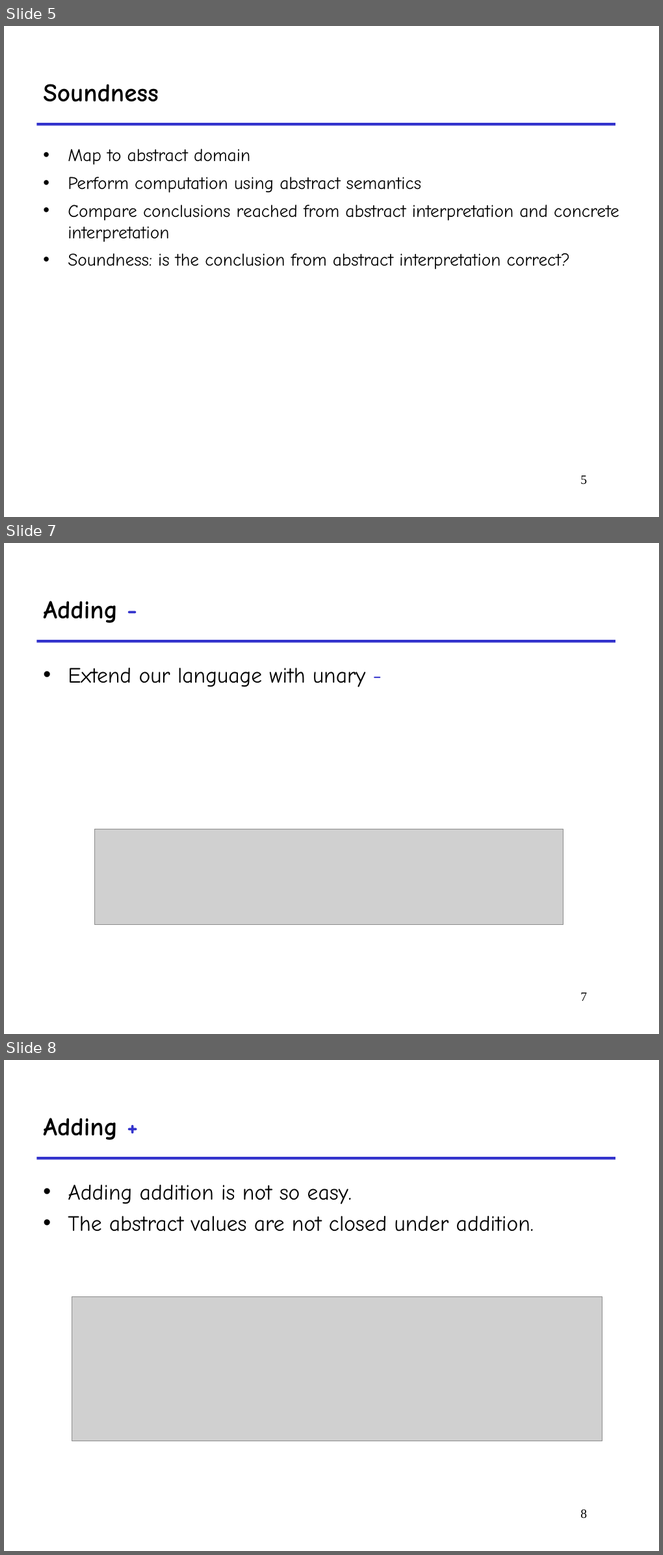
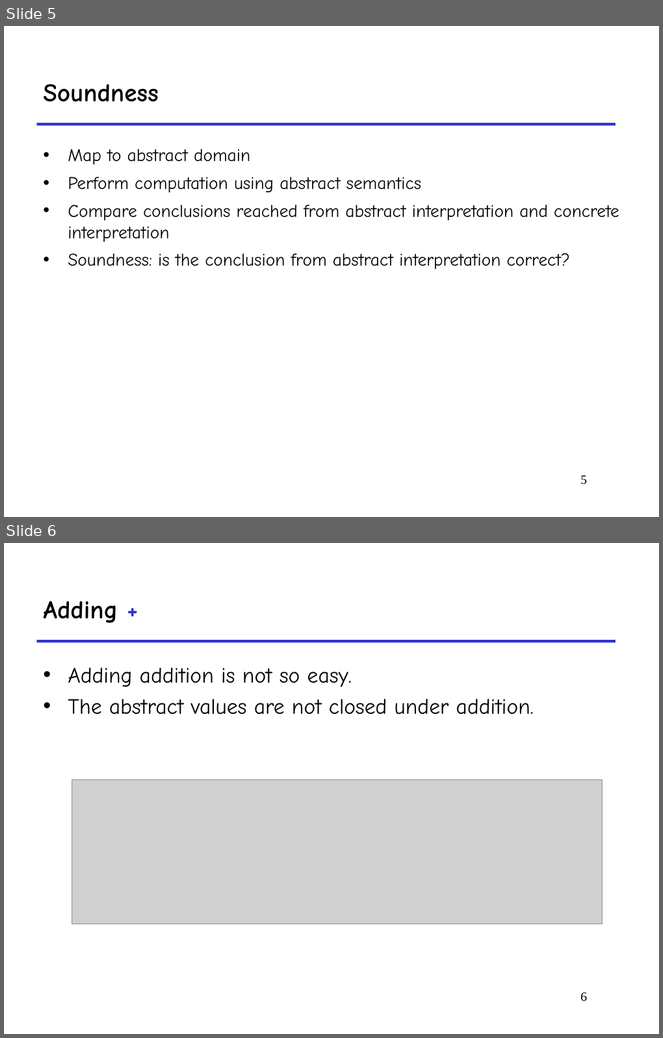
Before and after one commit to wei-le/programanalysiscourse, a slide deck: 2022/lecturenotes/1.findbugs/examples/4.abstractintepretation.example.ppt. Shown one above the other, each under a label of ours: slides 5, 7 and 8 before the commit, slides 5 and 6 after it; the slides between them are not shown. The pictures are 663x1555 and 663x1038 pixels, drawn with LibreOffice and Linux fonts; fonts in the diff are those of the drawing; grey boxes stand for pictures. Boxes give left, top, right and bottom in pixels: in the first picture for what was removed or moved away, otherwise in the second. Text is boxed around its words. In the diff, an @@ line names an element or a change of style, - is before the commit and + after.

```diff
--- a/2022/lecturenotes/1.findbugs/examples/4.abstractintepretation.example.ppt
+++ b/2022/lecturenotes/1.findbugs/examples/4.abstractintepretation.example.ppt
@@ slide 7 removed at <box>4,543,659,1034</box>, background #FFFFFF; not listed: 1 template element that a slide beside it also shows @@
@@ title removed at <box>43,601,118,623</box> @@
-Adding -
@@ text removed at <box>68,668,365,687</box> @@
-• Extend our language with unary -
@@ picture removed at <box>94,829,564,926</box> @@
@@ page number removed at <box>581,993,587,1001</box> @@
-7
@@ what was slide 8 is now slide 6 @@
@@ page number at <box>581,993,587,1002</box>: text changed @@
-8
+6
```
Also in this commit, not shown: 1 other slide removed, 5 other files.
